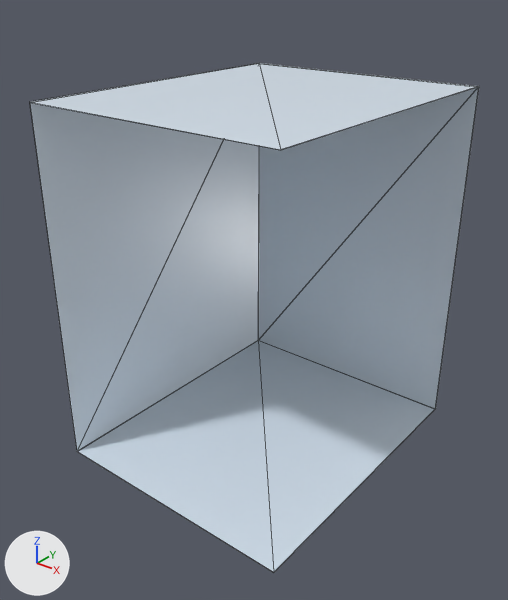
An edit to the glTF model otonom/hat3d/modul_A.glb, drawn before and after from the same camera.
One viewpoint serves both versions: a 50 mm camera at (1.399, -0.946, 2.319) aimed at (0.353, 0.362, 1.508). The axes (+X, +Y, +Z) are drawn at lower left. The lights are the same throughout. The first picture is the older version. Mesh edges are drawn as thin lines. Vertices at exactly the same position are counted once.

In view in the first picture: 'A_SEFFAF__alt', 'A_SEFFAF__arka', 'A_SEFFAF__sol', 'A_SEFFAF__ust'.
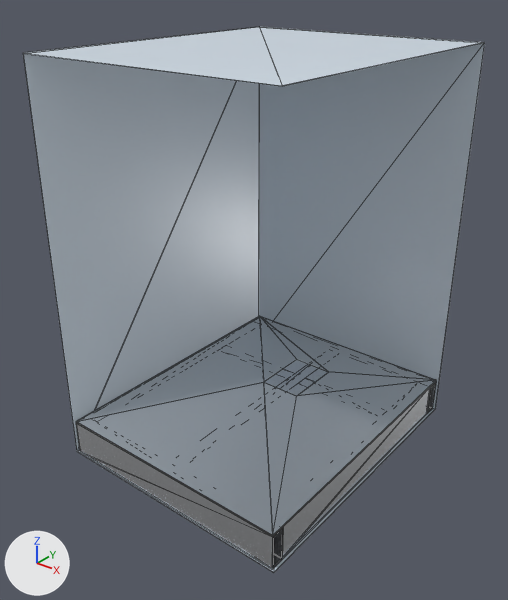
The newer file is also turned or shifted as a whole; pictures and numbers use the older file's frame.

Boxes [x1, y1, x2, y2] around the edits, measured in the pictures (508 x 600 px; the box of a moved part takes in the faces that stretch with it):
'A_SEFFAF__sol', moved, rescaled (14% taller)
    before: [30, 103, 259, 451]
    after: [23, 54, 260, 451]
'KAIDE_A__sac', added
    after: [76, 316, 436, 535]
'A_SEFFAF__ust', moved
    before: [30, 63, 478, 150]
    after: [23, 27, 484, 86]
'KAIDE_A__paslanmaz', added
    after: [76, 360, 436, 569]
part 2 of me_a_seffaf__arka, moved or reshaped
    before: [259, 63, 479, 409]
    after: [259, 27, 485, 409]
'A_SEFFAF__alt', unchanged, covered by the edit
    before: [77, 340, 435, 572]
    after: [77, 408, 435, 572]

What changed in the scene script:
```text
Add mat_ma_kaide_a__sac:
    mat_ma_kaide_a__sac = principled_material('MA_KAIDE_A__sac')
    mat_ma_kaide_a__sac.base_color = (0.74, 0.77, 0.8)  # white #dfe3e7
    mat_ma_kaide_a__sac.metallic = 0.85
    mat_ma_kaide_a__sac.roughness = 0.32
Add mat_ma_kaide_a__paslanmaz:
    mat_ma_kaide_a__paslanmaz = principled_material('MA_KAIDE_A__paslanmaz')
    mat_ma_kaide_a__paslanmaz.base_color = (0.8, 0.82, 0.85)  # white #e7eaed
    mat_ma_kaide_a__paslanmaz.metallic = 0.95
    mat_ma_kaide_a__paslanmaz.roughness = 0.26
Change me_a_seffaf__sol:
    used by ob_a_seffaf__sol; location = (0.0, 0.0, 0.0)
    remove me_a_seffaf__sol.from_pydata(...)  # 8 vertices, 12 faces; spans x 0.0..0.002, y 0.0..0.828, z 1.061..2.029
    add me_a_seffaf__sol.from_pydata(...)  # 8 vertices, 12 faces; spans x 0.0..0.002, y 0.0..0.828, z 1.061..2.132
    me_a_seffaf__sol part 1: the whole mesh is scaled about its middle by (1, 1, 1.11), then moved by (0.0, 0.0, 0.052)
Change me_a_seffaf__arka:
    used by ob_a_seffaf__arka; location = (0.0, 0.0, 0.0)
    verts and faces of me_a_seffaf__arka; kept vertices keep their numbers, new ones are numbered from 8
    before: 0 (0.0, 0.83, 1.06) at pixel (258, 340), 1 (0.0, 0.828, 1.06) at pixel (258, 340), 2 (0.0, 0.83, 2.03) at pixel (259, 63), 3 (0.0, 0.828, 2.03) at pixel (259, 63), 4 (0.7, 0.83, 1.06) at pixel (435, 408)
    before: 5 (0.7, 0.828, 1.06) at pixel (435, 409), 6 (0.7, 0.83, 2.03) at pixel (479, 86), 7 (0.7, 0.828, 2.03) at pixel (478, 86)
    remove me_a_seffaf__arka.from_pydata(...)  # 8 vertices, 12 faces; spans x 0.0..0.7, y 0.828..0.83, z 1.06..2.03
    add me_a_seffaf__arka.from_pydata(...)  # 8 vertices, 12 faces; spans x 0.0..0.7, y 0.828..0.83, z 1.06..2.134
    me_a_seffaf__arka part 2
    add delete_faces([(0, 1, 2), (1, 3, 2), (4, 6, 5), (5, 6, 7)])
    add for i in [2, 3, 6, 7]: verts[i] += (0.0, 0.0, 0.104)
    add faces += [(0, 3, 2), (0, 1, 3), (4, 6, 7), (4, 7, 5)]
Change me_a_seffaf__ust:
    used by ob_a_seffaf__ust; location = (0.0, 0.0, 0.0)
    remove me_a_seffaf__ust.from_pydata(...)  # 8 vertices, 12 faces; spans x 0.0..0.7, y 0.0..0.828, z 2.029..2.03
    add me_a_seffaf__ust.from_pydata(...)  # 8 vertices, 12 faces; spans x 0.0..0.7, y 0.0..0.828, z 2.132..2.134
    me_a_seffaf__ust part 3: the whole mesh is moved by (0.0, 0.0, 0.104)
Add me_kaide_a__sac:
    me_kaide_a__sac.from_pydata(...)  # 16 vertices, 32 faces; spans x 0.008..0.692, y 0.004..0.826, z 0.892..0.894
    me_kaide_a__sac.materials.append(mat_ma_kaide_a__sac)  # white #dfe3e7
Add me_kaide_a__paslanmaz:
    me_kaide_a__paslanmaz.from_pydata(...)  # 108 vertices, 236 faces; spans x 0.008..0.692, y 0.004..0.826, z 0.788..0.892
    me_kaide_a__paslanmaz.materials.append(mat_ma_kaide_a__paslanmaz)  # white #e7eaed
Add ob_kaide_a__sac:
    ob_kaide_a__sac = bpy.data.objects.new('KAIDE_A__sac', me_kaide_a__sac)
    ob_kaide_a__sac.location = (0.0, 0.0, 0.272)
Add ob_kaide_a__paslanmaz:
    ob_kaide_a__paslanmaz = bpy.data.objects.new('KAIDE_A__paslanmaz', me_kaide_a__paslanmaz)
    ob_kaide_a__paslanmaz.location = (0.0, 0.0, 0.272)
```
